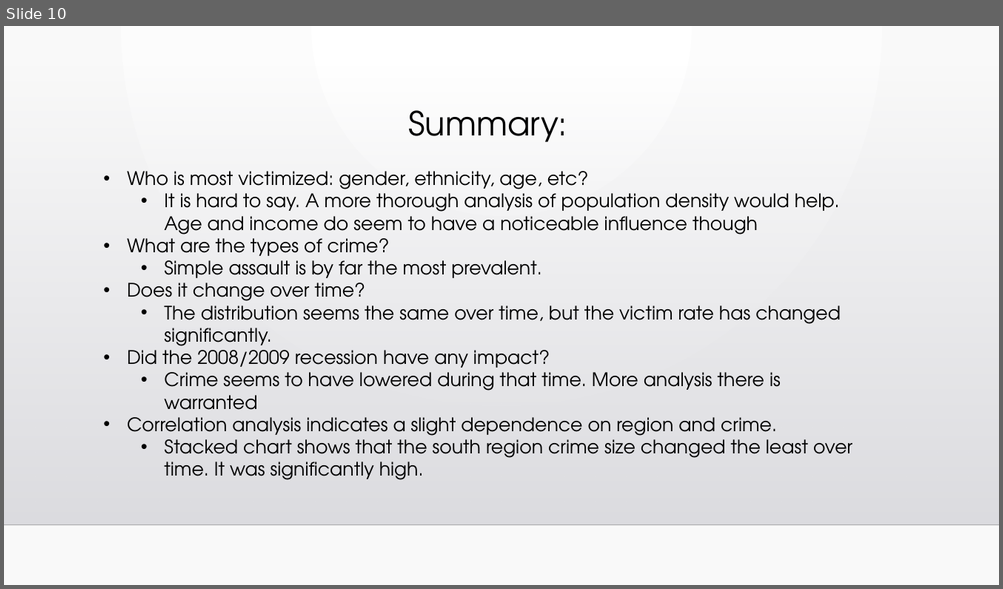
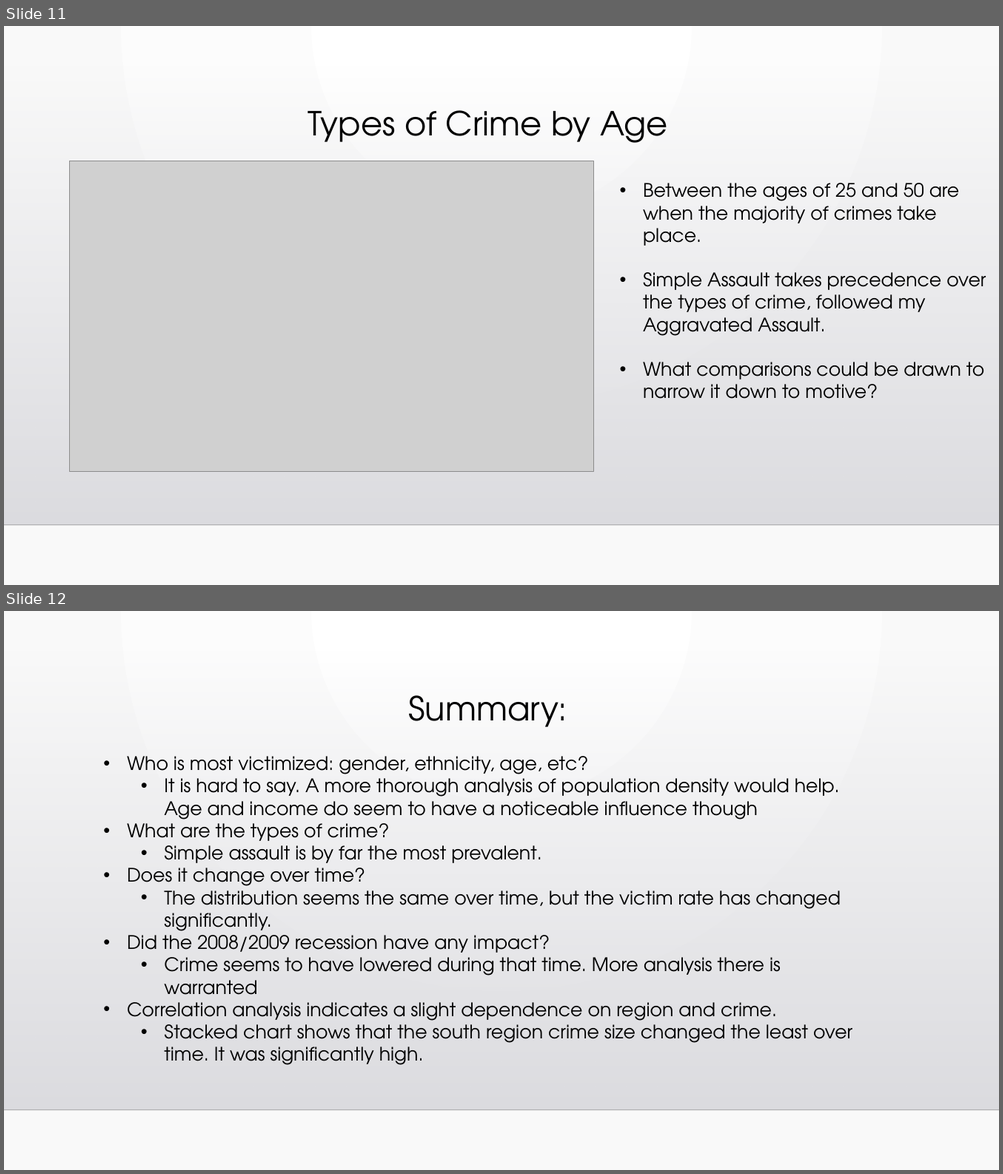
Before and after one commit to DavidMStern/ProjectOne, a slide deck: TeamPresentation.pptx. Shown one above the other, each under a label of ours: slide 10 before the commit, slides 11 and 12 after it. The pictures are 1003x589 and 1003x1174 pixels, drawn with LibreOffice and Linux fonts; fonts in the diff are those of the drawing; grey boxes stand for pictures; background and template pictures are left out. Boxes give left, top, right and bottom in pixels: in the first picture for what was removed or moved away, otherwise in the second. Text is boxed around its words. In the diff, an @@ line names an element or a change of style, - is before the commit and + after.

Commit message:
final

```diff
--- a/TeamPresentation.pptx
+++ b/TeamPresentation.pptx
@@ slide 11 added at [4,26,999,585], background gradient #FFFFFF to #FAFAFA; not listed: 2 template elements that a slide beside it also shows @@
@@ title added at [308,110,667,143], 32 pt, text #000000 @@
+Types of Crime by Age
@@ picture added at [70,161,594,471] @@
@@ text added at [643,183,985,399], 18 pt, text #000000 @@
+• Between the ages of 25 and 50 are when the majority of crimes take place.
+• Simple Assault takes precedence over the types of crime, followed my Aggravated Assault.
+• What comparisons could be drawn to narrow it down to motive?
@@ what was slide 10 is now slide 12 @@
```
Also in this commit, not shown: 1 other slide added.
